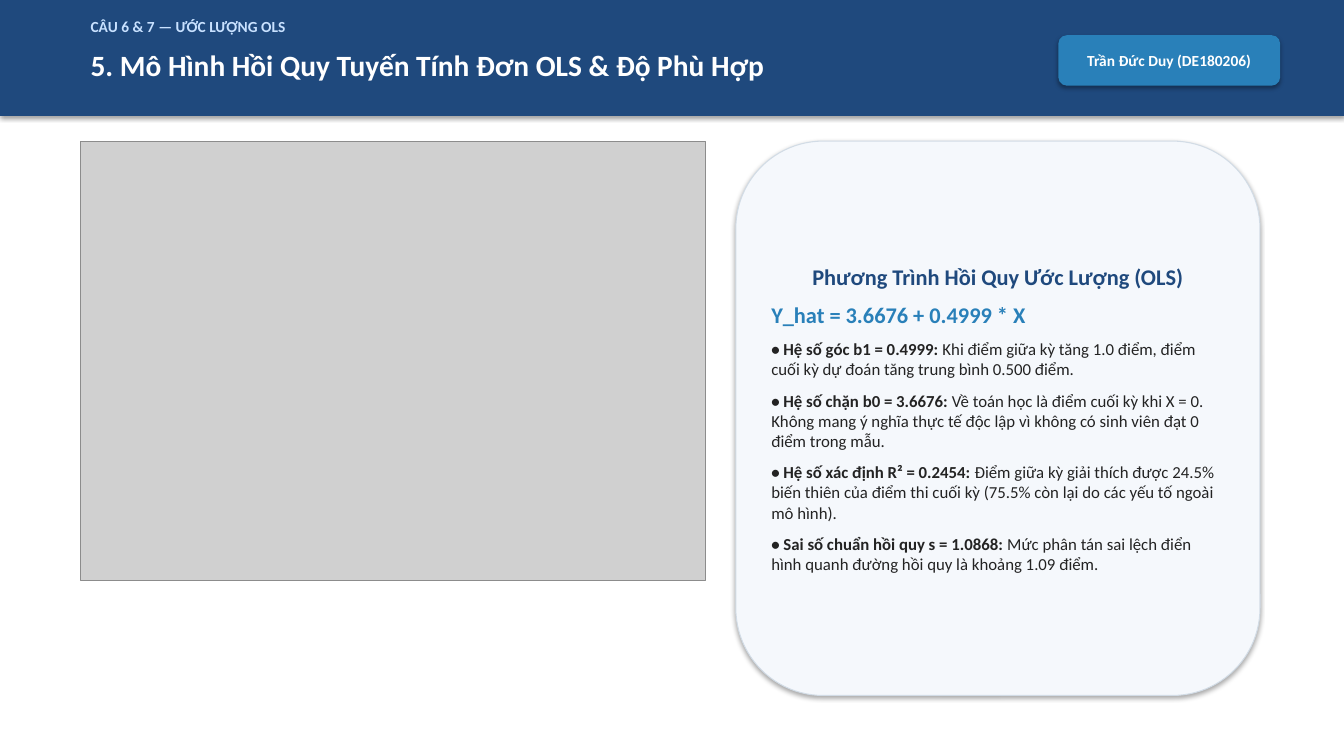
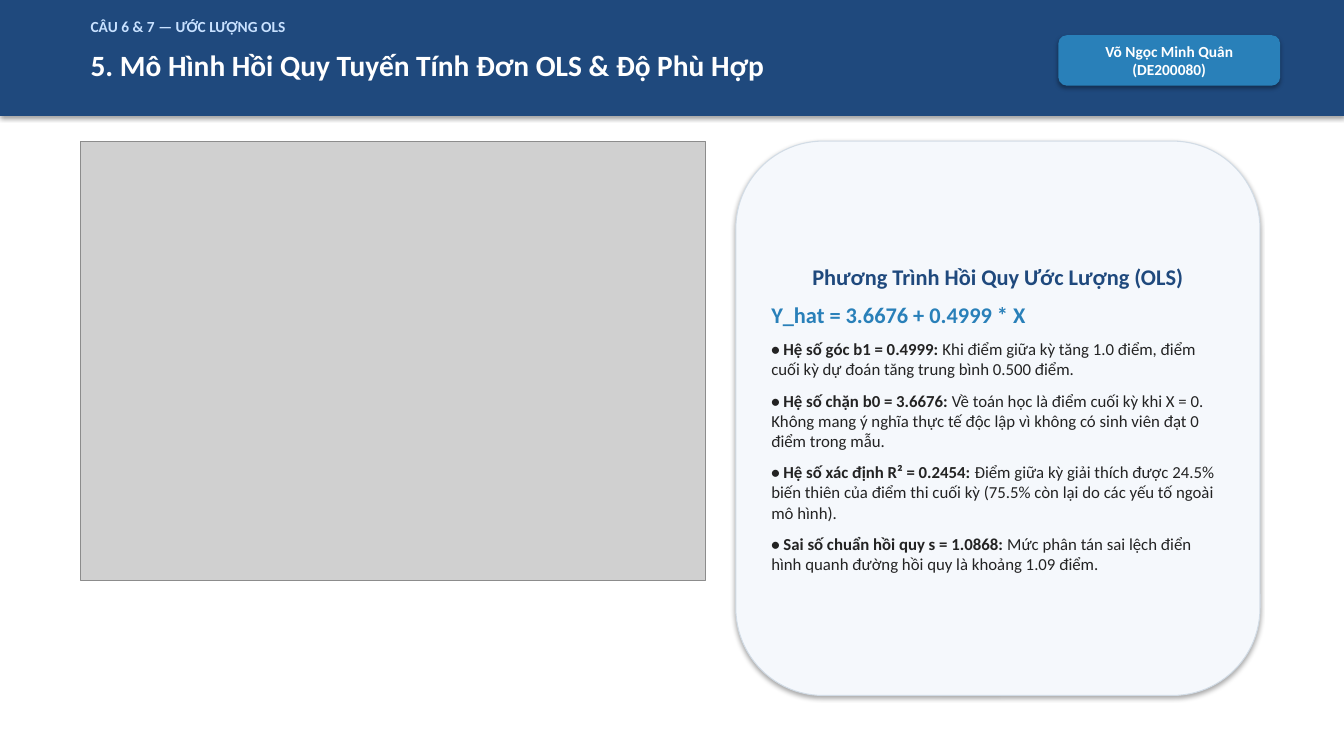
Before and after one commit to hieune321/mas-project-topic1, a slide deck: slide 6 of outputs/reports/Computer_Project_Topic_1_Slides.pptx. Drawn at 1344x756 pixels with LibreOffice and Linux fonts; fonts in the diff are those of the drawing; grey boxes stand for pictures. Boxes give left, top, right and bottom in pixels: in the first picture for what was removed or moved away, otherwise in the second. Text is boxed around its words. In the diff, an @@ line names an element or a change of style, - is before the commit and + after.

```diff
--- a/outputs/reports/Computer_Project_Topic_1_Slides.pptx
+++ b/outputs/reports/Computer_Project_Topic_1_Slides.pptx
@@ text in rounded rectangle at box(1105, 46, 1233, 77): text changed @@
-Trần Đức Duy (DE180206)
+Võ Ngọc Minh Quân (DE200080)
```
Also in this commit, not shown: 10 other slides changed, 17 other files.
